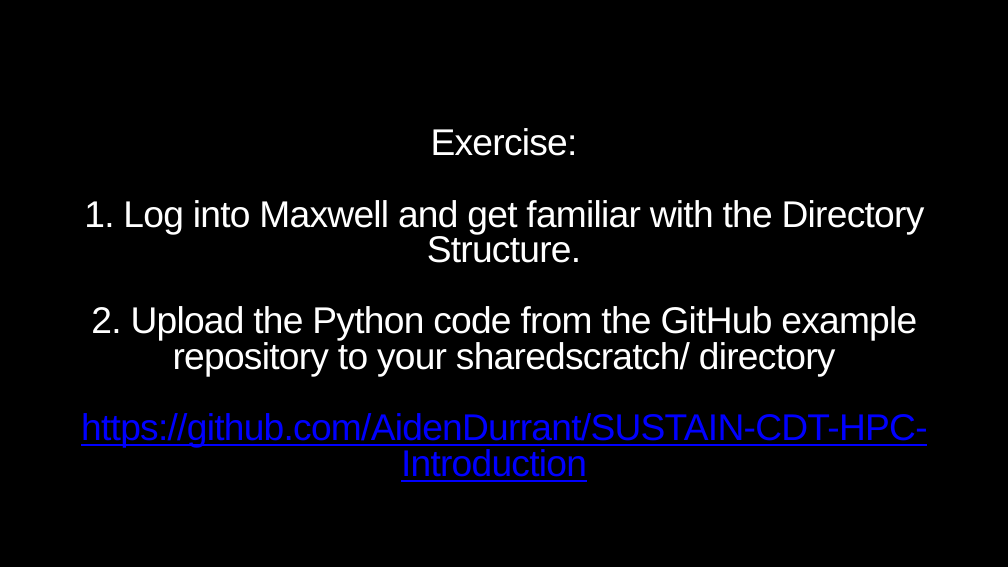
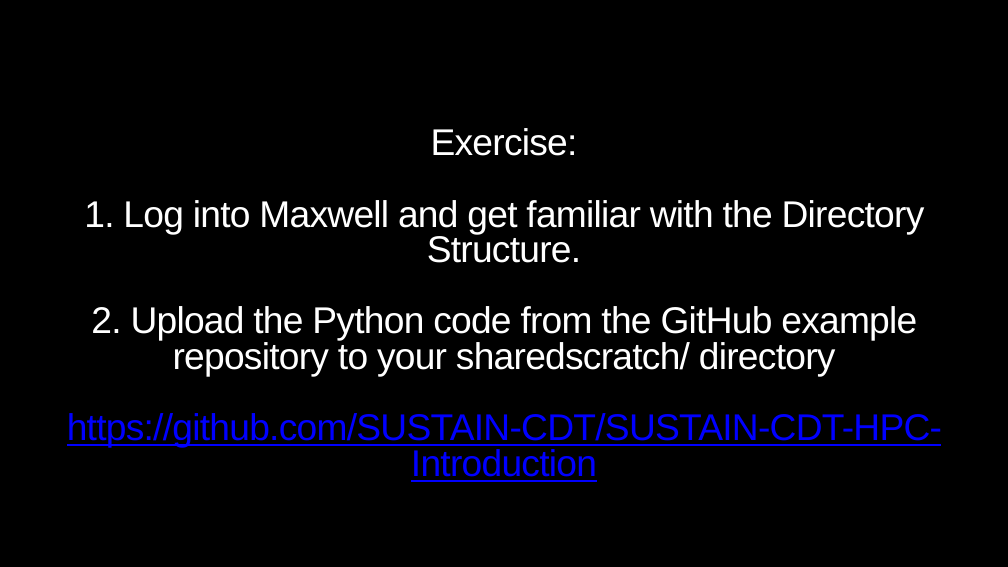
Before and after one commit to SUSTAIN-CDT/SUSTAIN-CDT-HPC-Introduction, a slide deck: slide 13 of HPC_SUSTAIN_PPTX.pptx (slide 14 before the commit). Drawn at 1008x567 pixels with LibreOffice and Linux fonts; fonts in the diff are those of the drawing. Boxes give left, top, right and bottom in pixels: in the first picture for what was removed or moved away, otherwise in the second. Text is boxed around its words. In the diff, an @@ line names an element or a change of style, - is before the commit and + after.

```diff
--- a/HPC_SUSTAIN_PPTX.pptx
+++ b/HPC_SUSTAIN_PPTX.pptx
@@ text at <box>67,413,942,482</box>: text changed @@
-https://github.com/AidenDurrant/SUSTAIN-CDT-HPC-Introduction
+https://github.com/SUSTAIN-CDT/SUSTAIN-CDT-HPC-Introduction
```
Also in this commit, not shown: 9 other slides changed.
